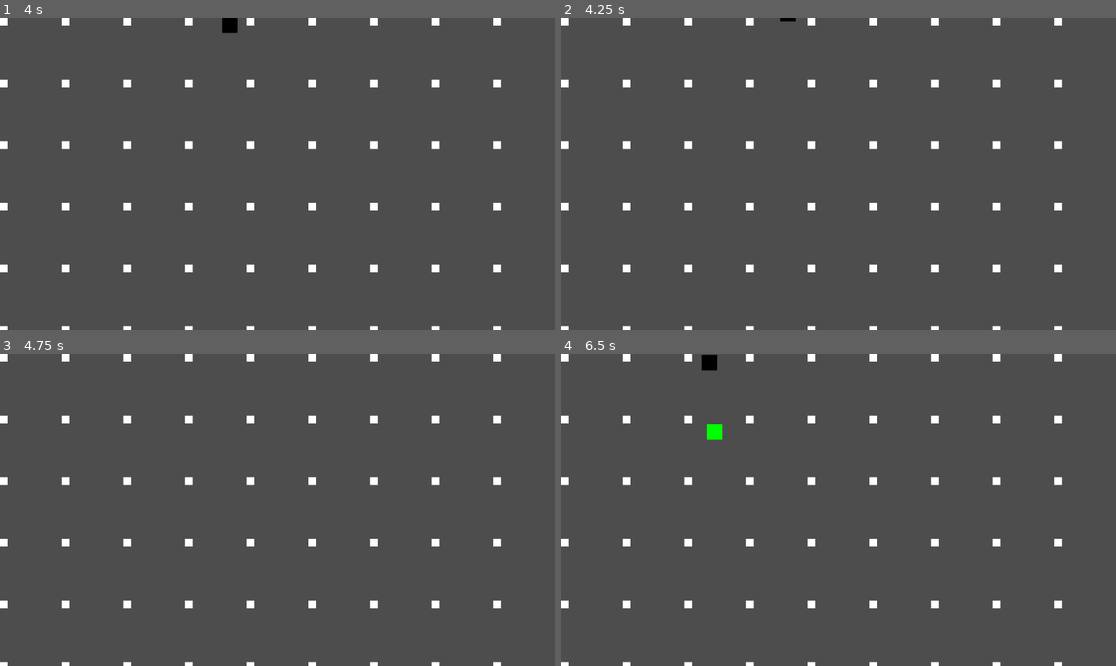
Above: before the commit, frames 1-4 (two rows, left to right).
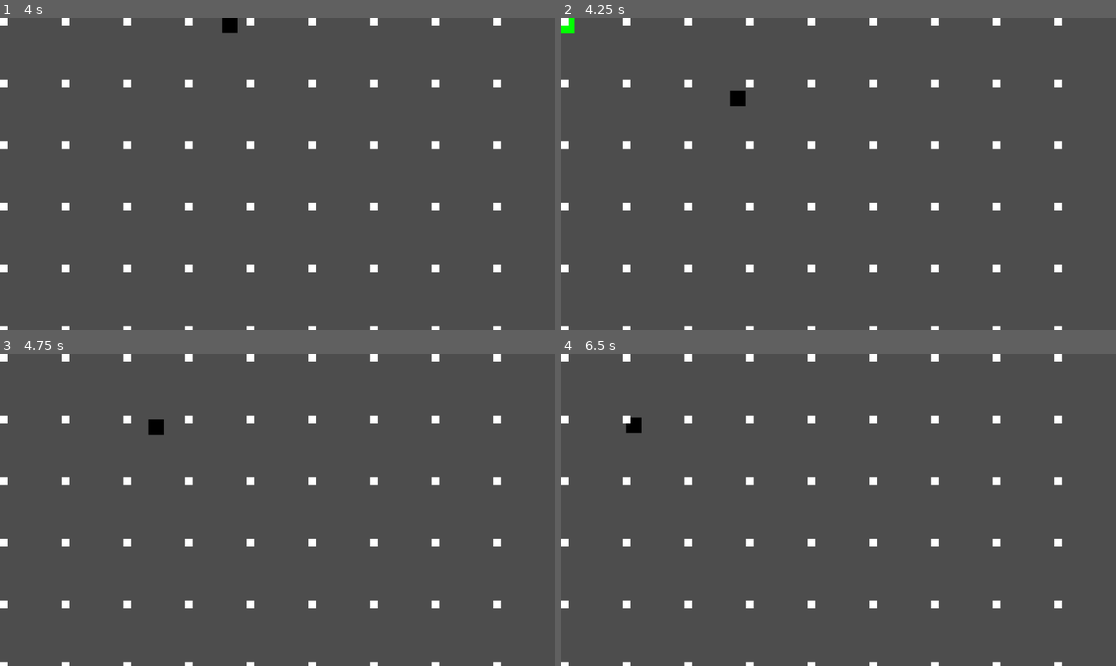
Above: after the commit, the same moments.

Repository: DiegoChiodi/Divina-Comedia-Game
Game: Godot game, scene res://Scene/main.tscn
Same seed, same stepped clock (60 frames per second), same inputs: the game is played once before the commit and once after it.
Inputs:
- Up to frame 1 (4 s): hold D (right) 0.53-1.28 s; tap Space (space) every 0.75 s from 0.6 to 3.6 s; hold S (down) 1.28-2.03 s; hold D (right) 2.03-2.78 s; hold W (up) 2.78-3.53 s; hold A (left) from 3.53 s (still down)
- Up to frame 2 (4.25 s): keep holding A (left); tap R (restart, bound only after the commit) at 4.15 s
- Up to frame 3 (4.75 s): keep holding A (left); tap Space (space) at 4.35 s
- Up to frame 4 (6.5 s): release A (left) at 5.03 s; hold S (down) 5.03-5.78 s; tap Space (space) at 5.1, 5.85 s; hold D (right) from 5.78 s (still down)

Frame 1 is identical in both runs. In frame 2, 0.3% of the frame differs, in the area x 0-43%, y 0-29%; in frame 3, 0.1%; in frame 4, 0.4%, in the area x 11-30%, y 0-28%.

Commit message:
Restart game

Diff:
--- a/Scripts/main.gd
+++ b/Scripts/main.gd
@@ -29,7 +29,8 @@
 
 # Called every frame. 'delta' is the elapsed time since the previous frame.
 func _process(delta: float) -> void:
-	pass
+	if Input.is_action_just_pressed("restart"):
+		get_tree().reload_current_scene()
 
 func center_window(new_size: Vector2i):
 	# define o tamanho da janela
--- a/project.godot
+++ b/project.godot
@@ -50,6 +50,11 @@
 "events": [Object(InputEventKey,"resource_local_to_scene":false,"resource_name":"","device":-1,"window_id":0,"alt_press …(191 unchanged characters)…
 ]
 }
+restart={
+"deadzone": 0.2,
+"events": [Object(InputEventKey,"resource_local_to_scene":false,"resource_name":"","device":-1,"window_id":0,"alt_pressed":false,"shift_pressed":false,"ctrl_pressed":false,"meta_pressed":false,"pressed":false,"keycode":0,"physical_keycode":82,"key_label":0,"unicode":114,"location":0,"echo":false,"script":null)
+]
+}
 
 [rendering]
 
